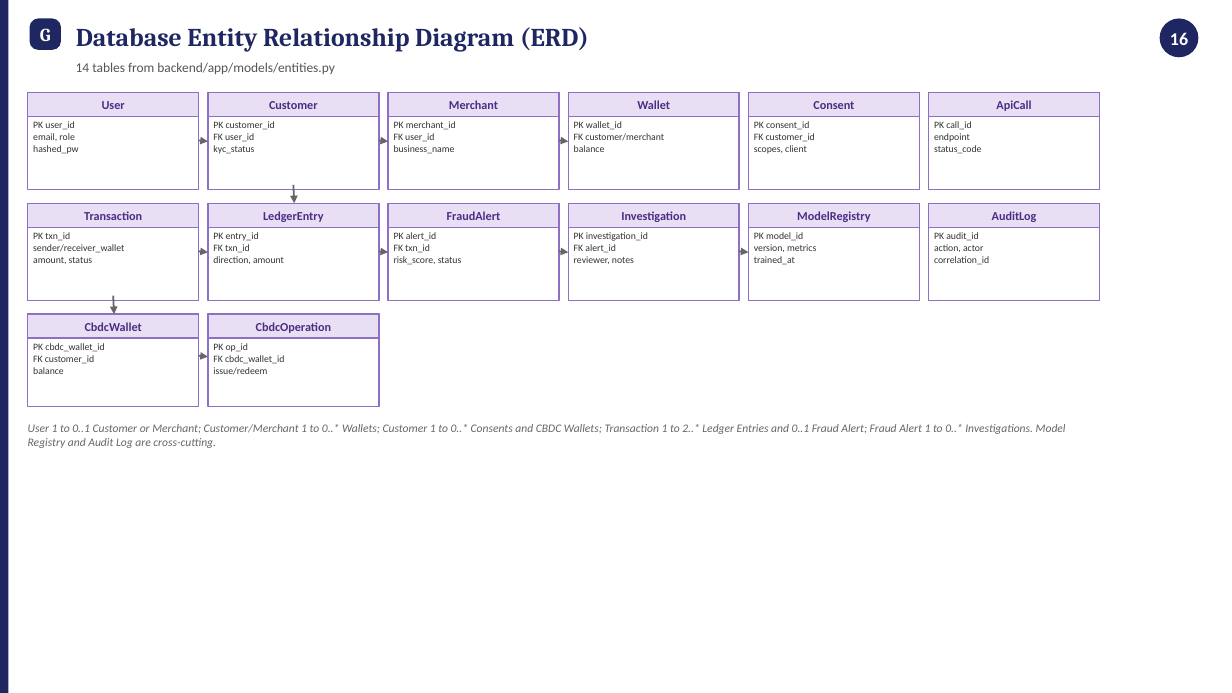
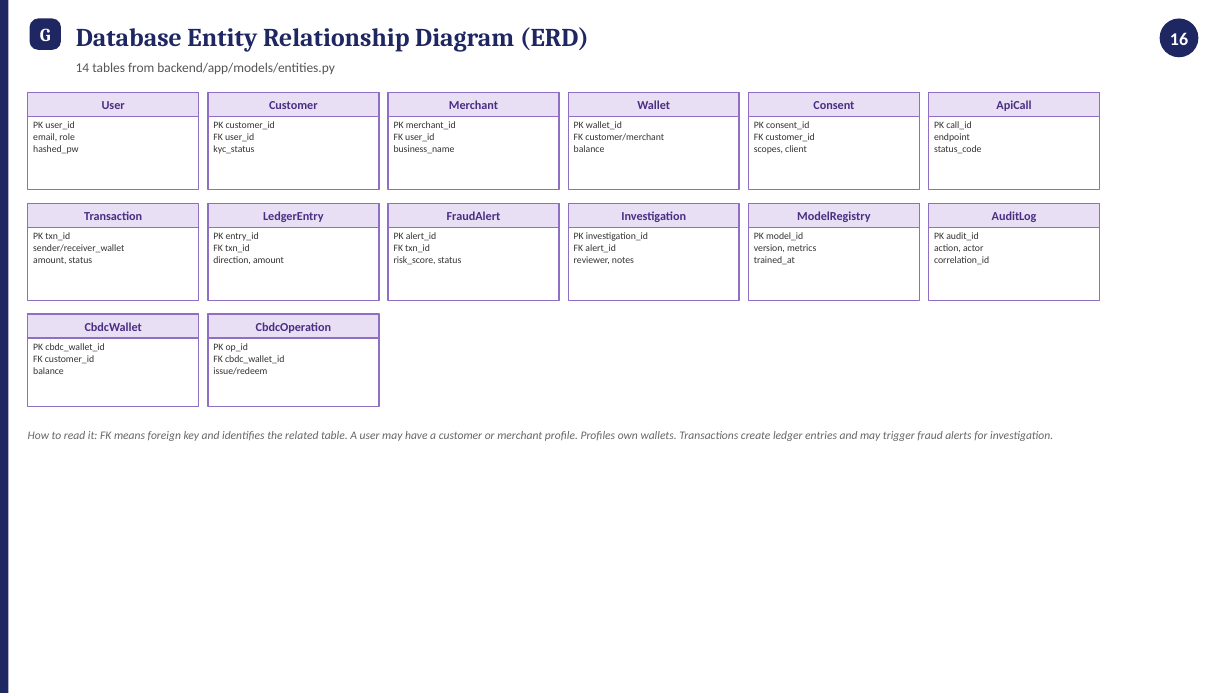
Before and after one commit to M-Abubakr04/GlobalPay_Fintech_Solution, a slide deck: slide 17 of docs/architecture/GlobalPay_Mandatory_Architecture_Deliverables.pptx. Drawn at 1232x693 pixels with LibreOffice and Linux fonts; fonts in the diff are those of the drawing. Boxes give left, top, right and bottom in pixels: in the first picture for what was removed or moved away, otherwise in the second. Text is boxed around its words. In the diff, an @@ line names an element or a change of style, - is before the commit and + after.

```diff
--- a/docs/architecture/GlobalPay_Mandatory_Architecture_Deliverables.pptx
+++ b/docs/architecture/GlobalPay_Mandatory_Architecture_Deliverables.pptx
@@ arrow removed from (199, 140) to (208, 141) @@
@@ arrow removed from (379, 140) to (388, 141) @@
@@ arrow removed from (559, 140) to (568, 141) @@
@@ arrow removed from (293, 185) to (295, 203) @@
@@ arrow removed from (199, 251) to (208, 252) @@
@@ arrow removed from (379, 251) to (388, 252) @@
@@ arrow removed from (559, 251) to (568, 252) @@
@@ arrow removed from (739, 251) to (749, 252) @@
@@ arrow removed from (114, 296) to (115, 314) @@
@@ arrow removed from (199, 356) to (208, 357) @@
@@ text at (x1=28, y1=431, x2=1053, y2=441): text changed @@
-User 1 to 0..1 Customer or Merchant; Customer/Merchant 1 to 0..* Wallets; Customer 1 to 0..* Consents and CBDC Wallets; Transaction 1 to 2..* Ledger Entries and 0..1 Fraud Alert; Fraud Alert 1 to 0..* Investigations. Model Registry and Audit Log are cross-cutting.
+How to read it: FK means foreign key and identifies the related table. A user may have a customer or merchant profile. Profiles own wallets. Transactions create ledger entries and may trigger fraud alerts for investigation.
```
Also in this commit, not shown: 1 other file.
